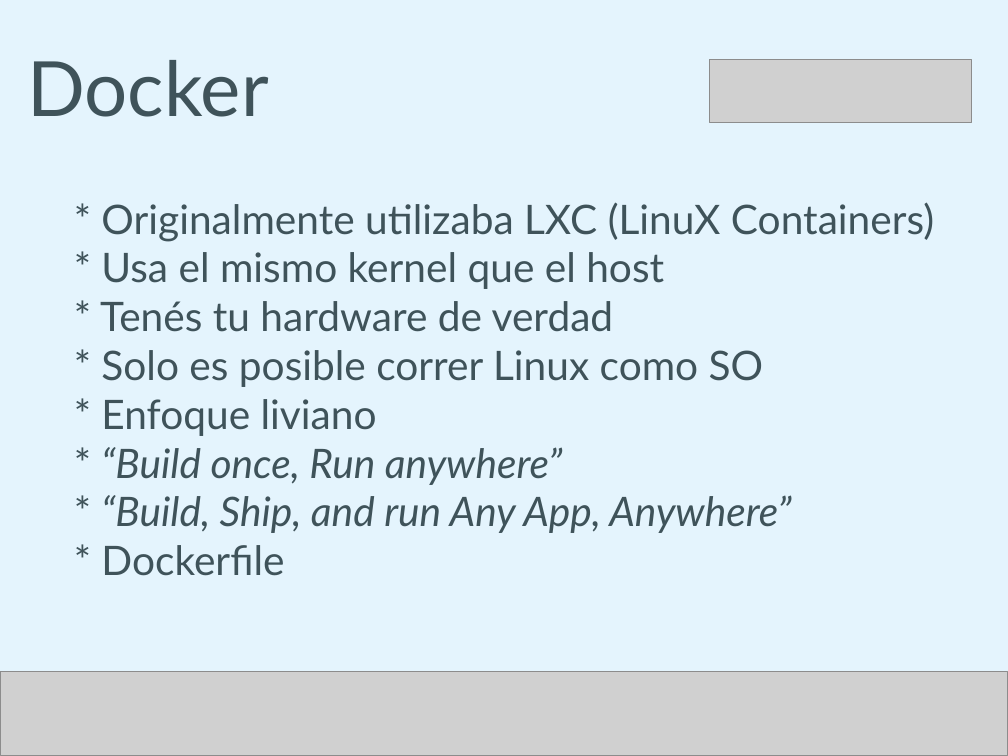
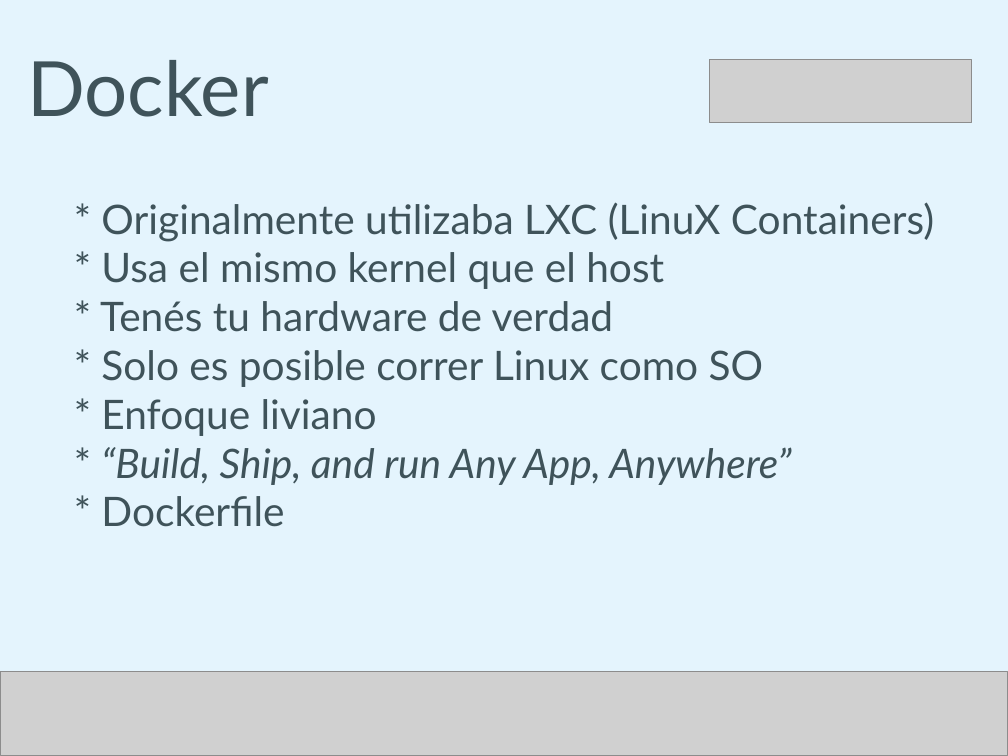
Before and after one commit to humitos/docker-workshop, a slide deck: slide 16 of talk/docker.odp. Drawn at 1008x756 pixels with LibreOffice and Linux fonts; fonts in the diff are those of the drawing; grey boxes stand for pictures. Boxes give left, top, right and bottom in pixels: in the first picture for what was removed or moved away, otherwise in the second. Text is boxed around its words. In the diff, an @@ line names an element or a change of style, - is before the commit and + after.

```diff
--- a/talk/docker.odp
+++ b/talk/docker.odp
@@ text at [101,447,562,485]: paragraph removed @@
-* “Build once, Run anywhere”
```
Also in this commit, not shown: 2 other slides changed.
